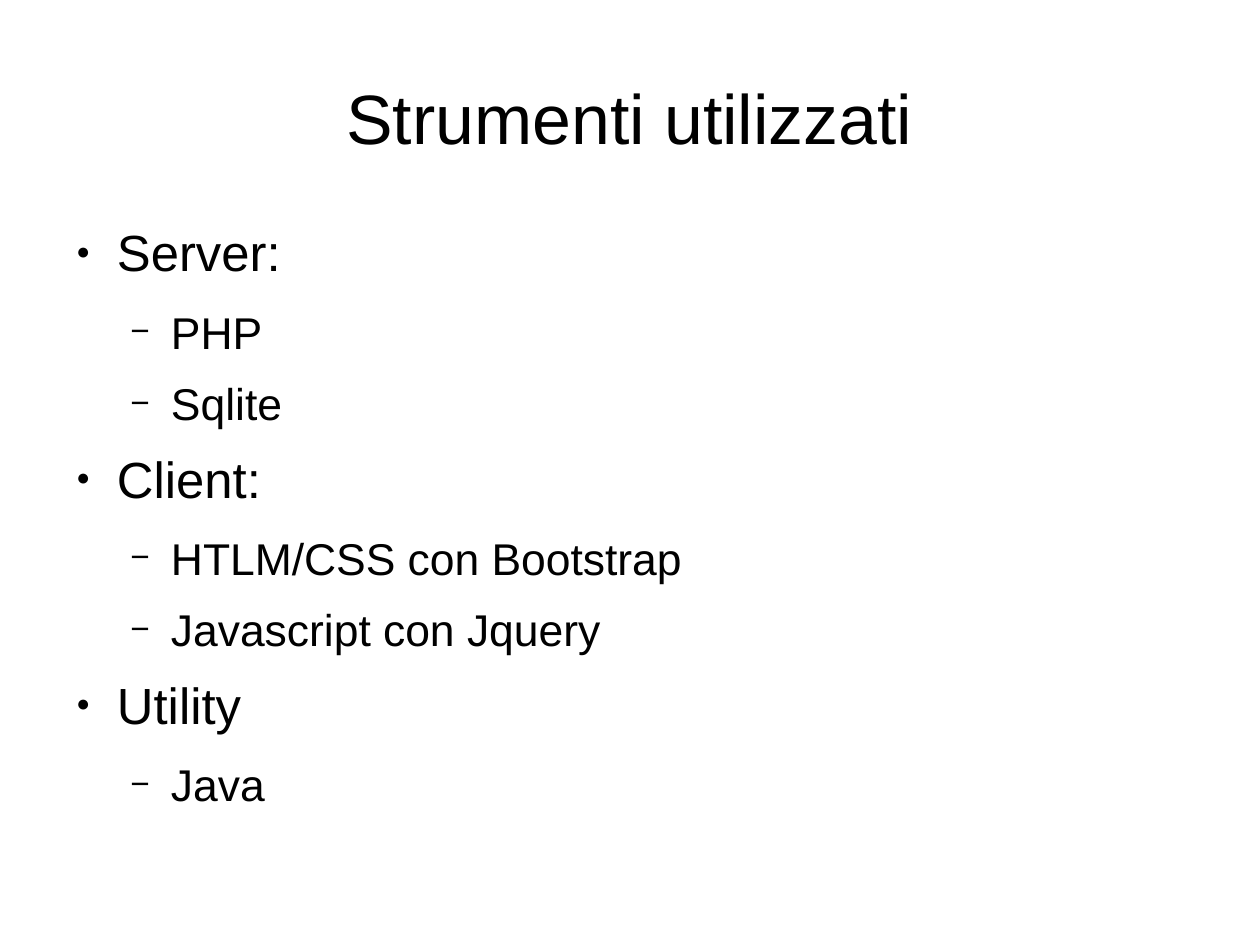
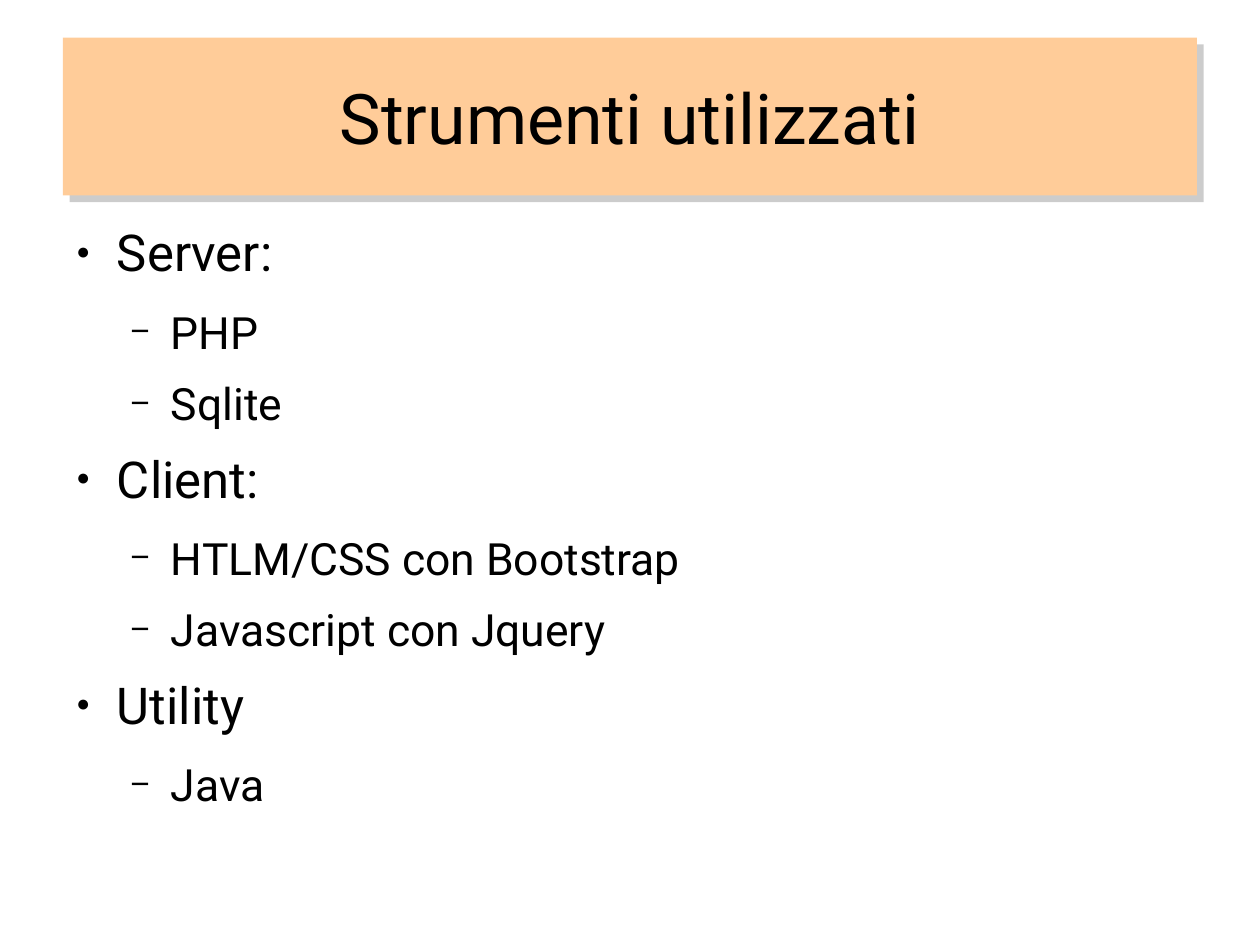
Before and after one commit to PeiPei97/ProgettoMagic, a slide deck: slide 4 of magicscrap.odp (slide 3 before the commit). Drawn at 1260x945 pixels with LibreOffice and Linux fonts; fonts in the diff are those of the drawing. Boxes give left, top, right and bottom in pixels: in the first picture for what was removed or moved away, otherwise in the second. Text is boxed around its words. In the diff, an @@ line names an element or a change of style, - is before the commit and + after.

```diff
--- a/magicscrap.odp
+++ b/magicscrap.odp
@@ title "Strumenti utilizzati": place and size @@
-title "Strumenti utilizzati" at box(346, 93, 912, 145)
+title "Strumenti utilizzati" at box(63, 38, 1197, 196)
@@ title "Strumenti utilizzati" at box(63, 38, 1197, 196): font Arial to Roboto; fill none to #FFCC99; shadow on @@
@@ text "Server:" at box(117, 234, 680, 802): font Arial to Roboto @@
```
Also in this commit, not shown: 7 other slides changed, 6 slides added, 1 slide removed, 1 other file.
